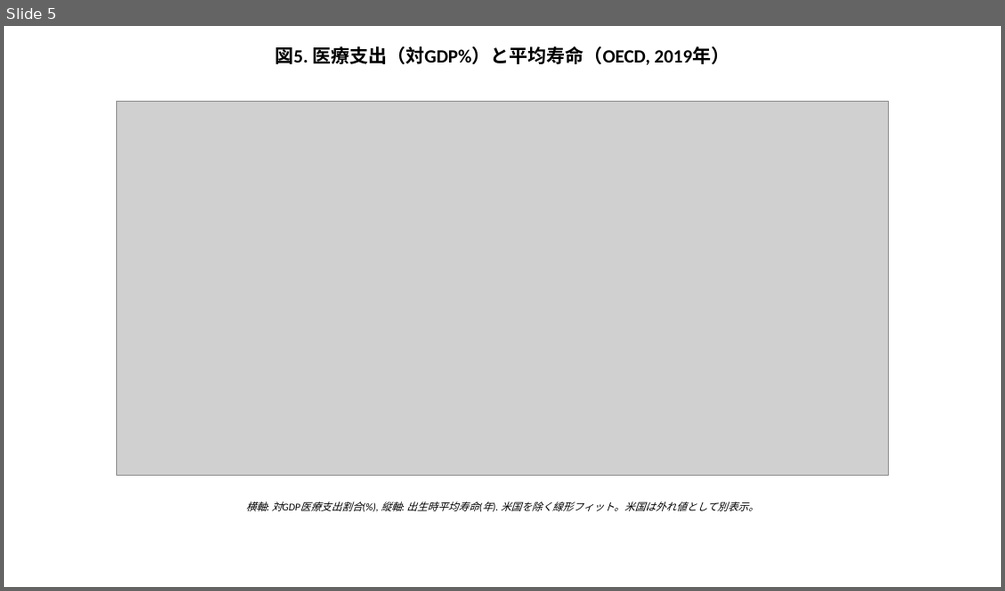
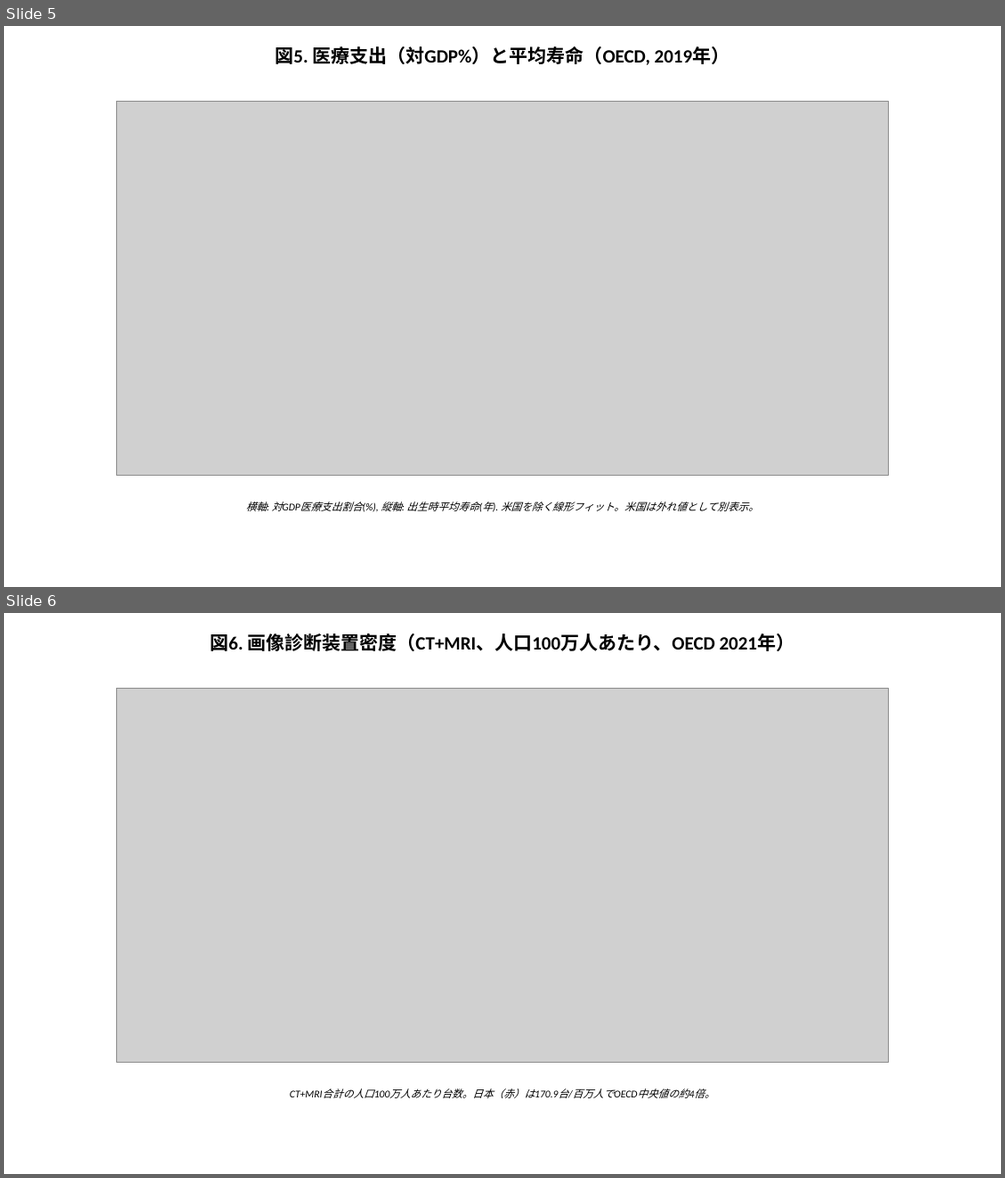
Before and after one commit to bougtoir/kotha-rct-decomposition, a slide deck: healthcare_economic_effect/output/pptx/Healthcare_Economic_Effect_Figures_JA.pptx. Shown one above the other, each under a label of ours: slide 5 before the commit, slides 5 and 6 after it. The pictures are 1005x591 and 1005x1178 pixels, drawn with LibreOffice and Linux fonts; fonts in the diff are those of the drawing; grey boxes stand for pictures. Boxes give left, top, right and bottom in pixels: in the first picture for what was removed or moved away, otherwise in the second. Text is boxed around its words. In the diff, an @@ line names an element or a change of style, - is before the commit and + after.

```diff
--- a/healthcare_economic_effect/output/pptx/Healthcare_Economic_Effect_Figures_JA.pptx
+++ b/healthcare_economic_effect/output/pptx/Healthcare_Economic_Effect_Figures_JA.pptx
@@ slide 6 added at (4,613,1001,1174), background #FFFFFF @@
@@ text added at (210,633,795,651), 18 pt, text #000000, bold @@
+図6. 画像診断装置密度（CT+MRI、人口100万人あたり、OECD 2021年）
@@ picture added at (116,688,889,1062) @@
@@ text added at (290,1088,714,1098), 10 pt, text #000000, italic @@
+CT+MRI合計の人口100万人あたり台数。日本（赤）は170.9台/百万人でOECD中央値の約4倍。
```
Also in this commit, not shown: 2 other slides added, 15 other files.
